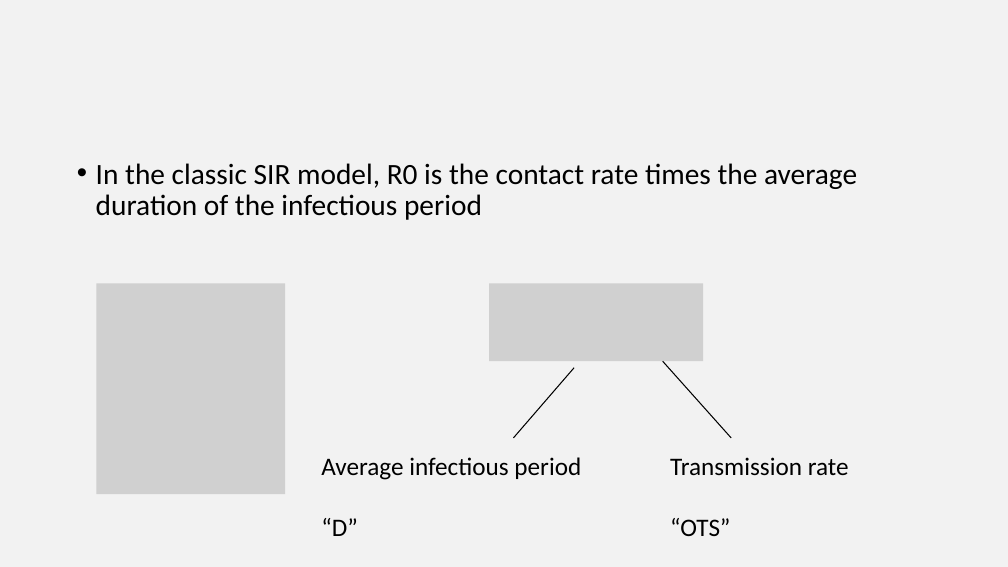
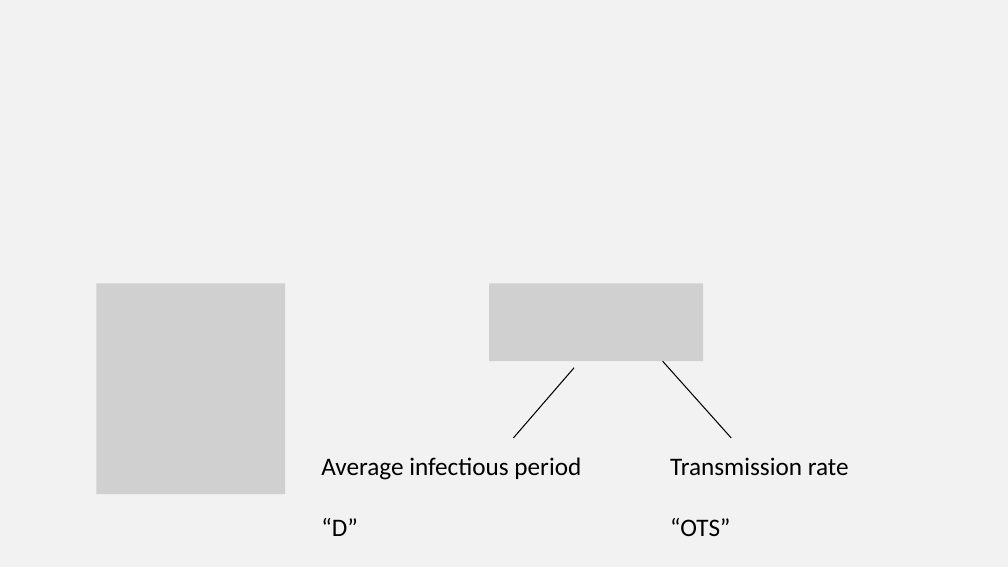
Before and after one commit to epimath/epid-814-materials, a slide deck: slide 5 of Lectures/AndrewGuestLectureR0/R0 lecture.pptx. Drawn at 1008x567 pixels with LibreOffice and Linux fonts; fonts in the diff are those of the drawing; grey boxes stand for pictures. Boxes give left, top, right and bottom in pixels: in the first picture for what was removed or moved away, otherwise in the second. Text is boxed around its words. In the diff, an @@ line names an element or a change of style, - is before the commit and + after.

```diff
--- a/Lectures/AndrewGuestLectureR0/R0 lecture.pptx
+++ b/Lectures/AndrewGuestLectureR0/R0 lecture.pptx
@@ text removed at box(96, 163, 857, 220) @@
-• In the classic SIR model, R0 is the contact rate times the average duration of the infectious period
```
Also in this commit, not shown: 6 other slides changed, 2 slides added, 1 other file.
